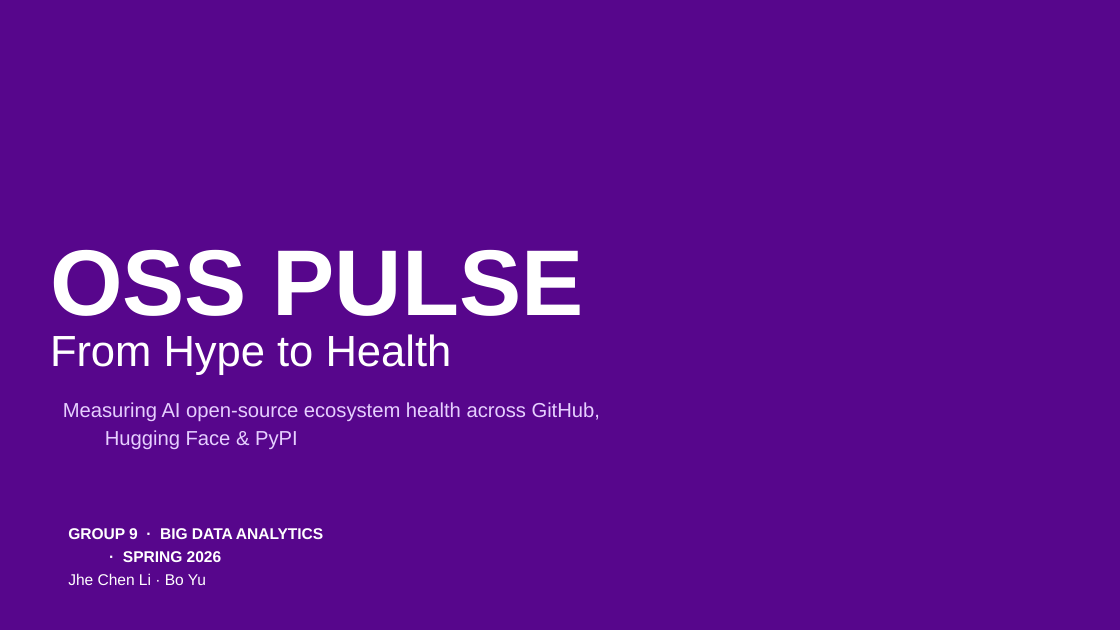
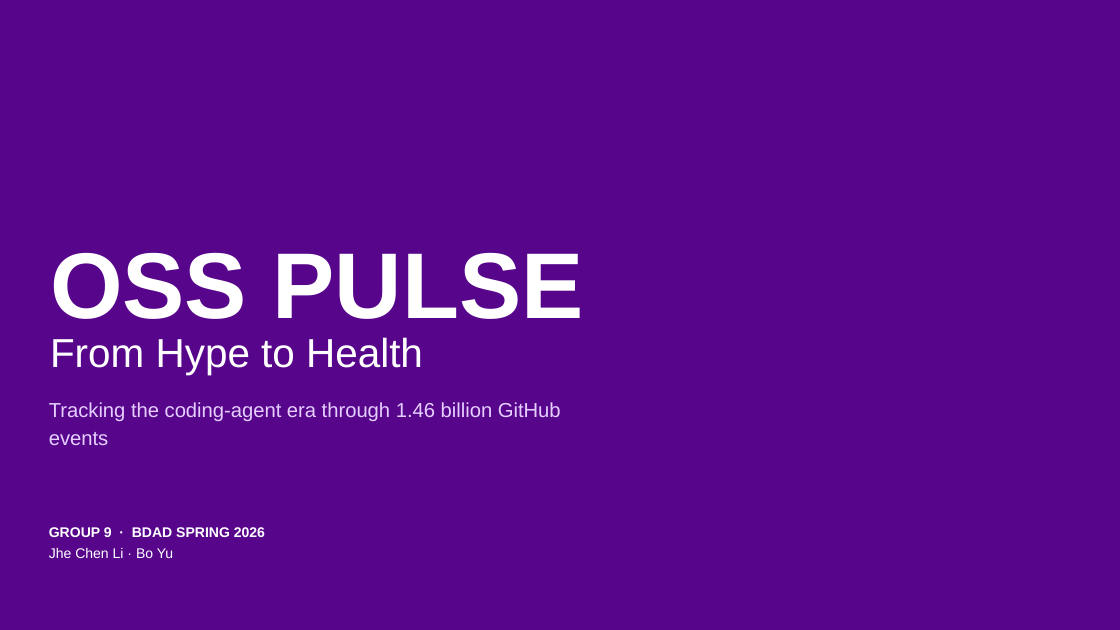
Before and after one commit to by2566-hash/OSS_Pulse, a slide deck: slide 1 of report/presentation/group9_oss_pulse.pptx. Drawn at 1120x630 pixels with LibreOffice and Linux fonts; fonts in the diff are those of the drawing; background and template pictures are left out. Boxes give left, top, right and bottom in pixels: in the first picture for what was removed or moved away, otherwise in the second. Text is boxed around its words. In the diff, an @@ line names an element or a change of style, - is before the commit and + after.

```diff
--- a/report/presentation/group9_oss_pulse.pptx
+++ b/report/presentation/group9_oss_pulse.pptx
@@ title at (x1=50, y1=337, x2=423, y2=375): size 28 to 26 pt in "From Hype to Health" @@
@@ subtitle at (x1=49, y1=402, x2=561, y2=445): text changed @@
-Measuring AI open-source ecosystem health across GitHub, Hugging Face & PyPI
+Tracking the coding-agent era through 1.46 billion GitHub events
@@ text at (x1=49, y1=527, x2=265, y2=537): text changed; size 10 to 9 pt @@
-GROUP 9 · BIG DATA ANALYTICS · SPRING 2026
+GROUP 9 · BDAD SPRING 2026
@@ text at (x1=49, y1=548, x2=173, y2=558): size 10 to 9 pt in "Jhe Chen Li · Bo Yu"; indent changed @@
```
Also in this commit, not shown: 2 other slides changed, 13 slides added, 12 slides removed, 2 other files.
